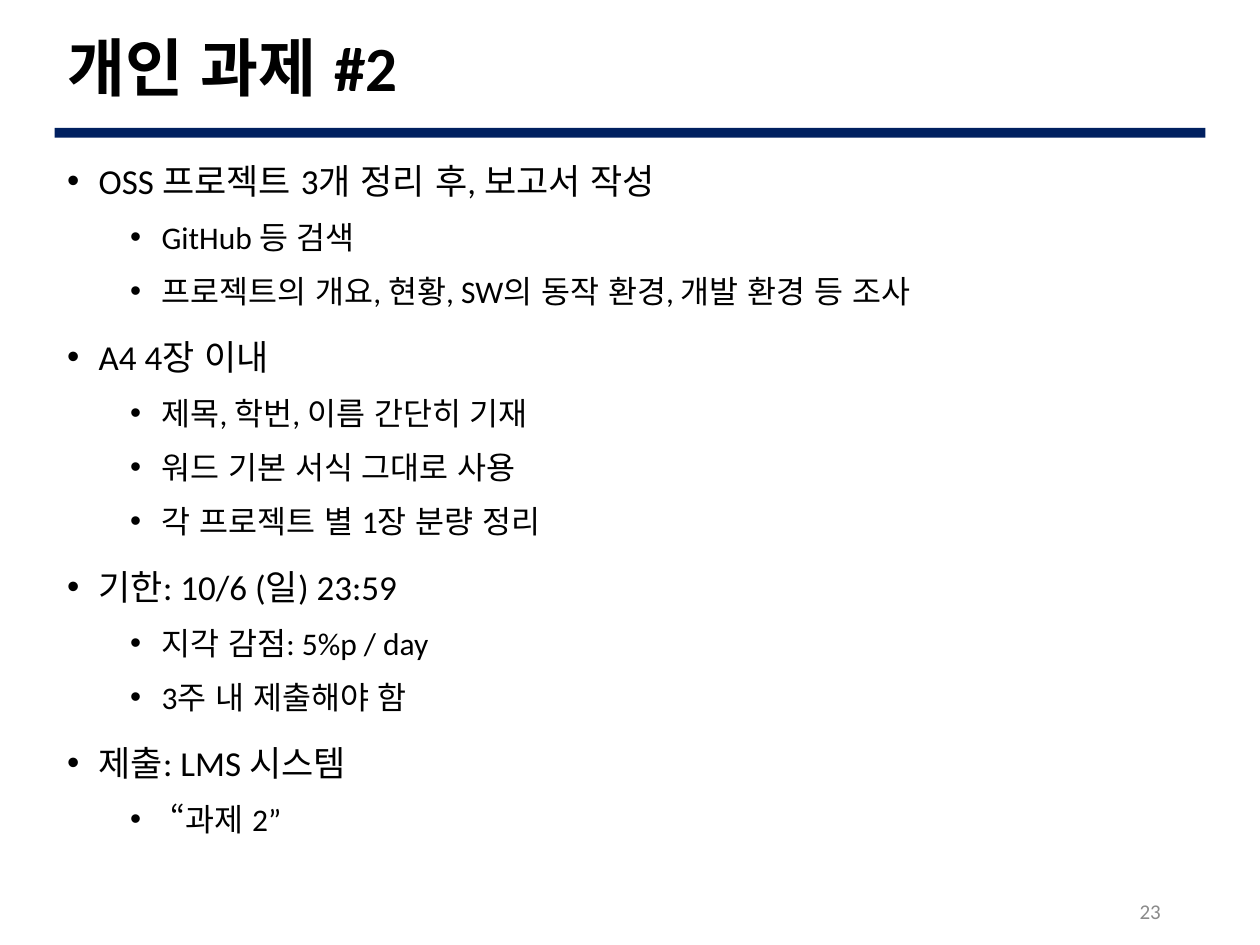
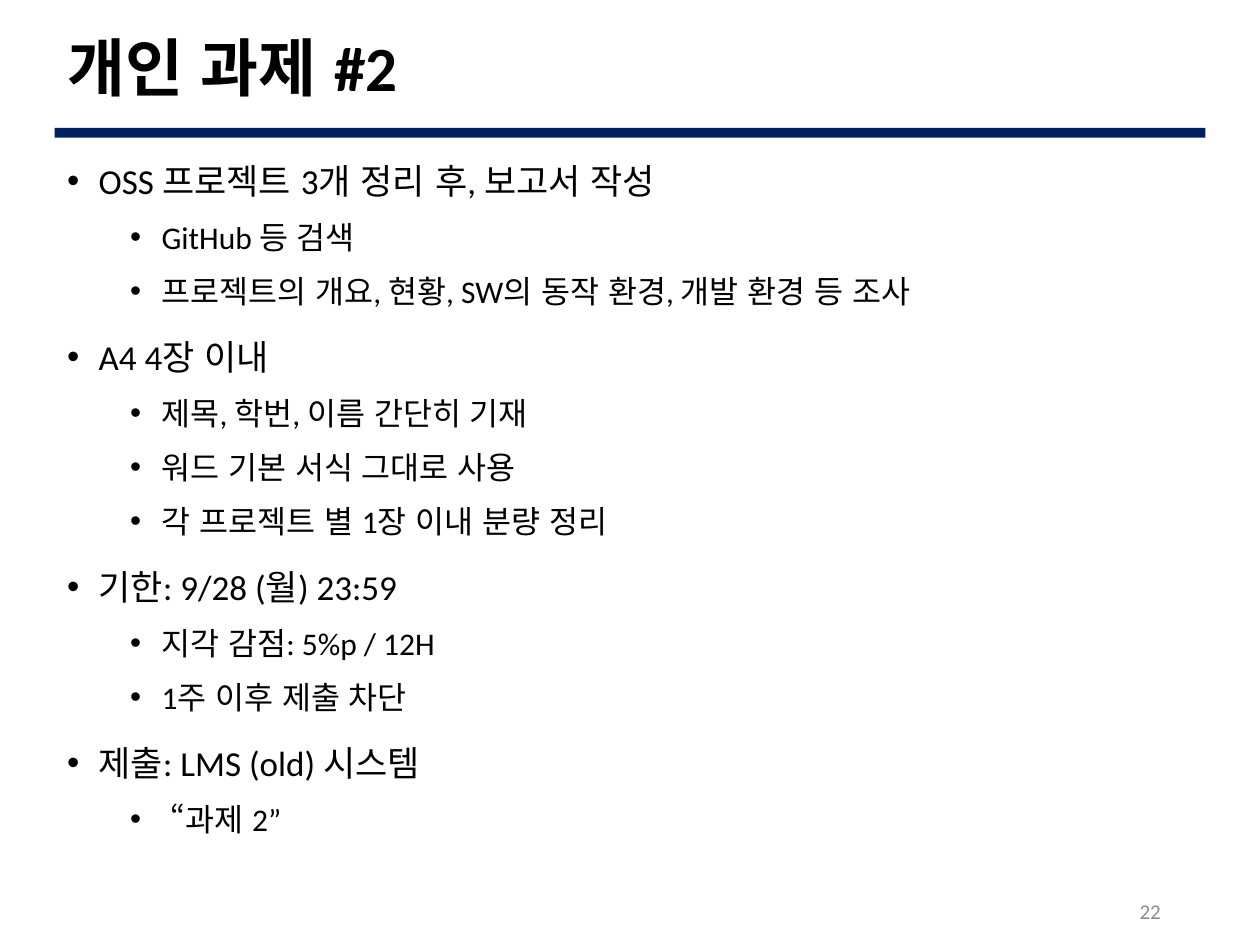
Before and after one commit to JBNU-JEduTools/osscourse, a slide deck: slide 22 of Slides 2020/4. Using Open Source SW.pptx (slide 23 before the commit). Drawn at 1260x945 pixels with LibreOffice and Linux fonts; fonts in the diff are those of the drawing; background and template pictures are left out. Boxes give left, top, right and bottom in pixels: in the first picture for what was removed or moved away, otherwise in the second. Text is boxed around its words. In the diff, an @@ line names an element or a change of style, - is before the commit and + after.

```diff
--- a/Slides 2020/4. Using Open Source SW.pptx
+++ b/Slides 2020/4. Using Open Source SW.pptx
@@ text at box(99, 507, 607, 781): text changed @@
-  • 각 프로젝트 별 1장 분량 정리
-• 기한: 10/6 (일) 23:59
-  • 지각 감점: 5%p / day
-  • 3주 내 제출해야 함
-• 제출: LMS 시스템
+  • 각 프로젝트 별 1장 이내 분량 정리
+• 기한: 9/28 (월) 23:59
+  • 지각 감점: 5%p / 12H
+  • 1주 이후 제출 차단
+• 제출: LMS (old) 시스템
@@ page number at box(1140, 905, 1161, 919): text changed @@
-23
+22
```
Also in this commit, not shown: 2 other slides changed, 1 slide removed, 4 other files.
